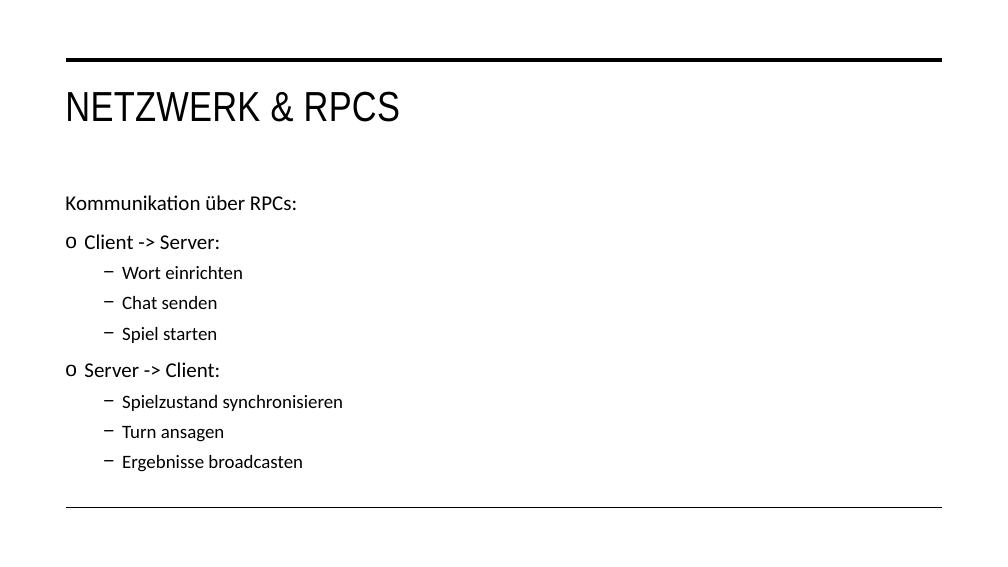
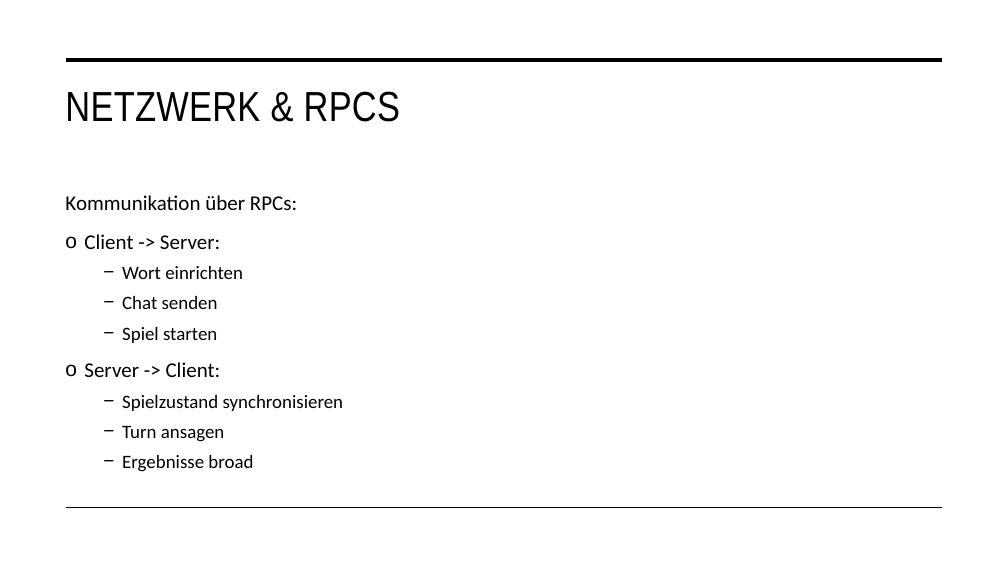
Before and after one commit to Flavio11-12/SchellenParty, a slide deck: slide 8 of Test-Godot-10.01.26/neues-spiel/Abschlusspräsentation.pptx. Drawn at 1008x567 pixels with LibreOffice and Linux fonts; fonts in the diff are those of the drawing. Boxes give left, top, right and bottom in pixels: in the first picture for what was removed or moved away, otherwise in the second. Text is boxed around its words. In the diff, an @@ line names an element or a change of style, - is before the commit and + after.

```diff
--- a/Test-Godot-10.01.26/neues-spiel/Abschlusspräsentation.pptx
+++ b/Test-Godot-10.01.26/neues-spiel/Abschlusspräsentation.pptx
@@ text at (x1=122, y1=455, x2=253, y2=472): text changed @@
-  − Ergebnisse broadcasten
+  − Ergebnisse broad
```
Also in this commit, not shown: 1 other slide changed.
